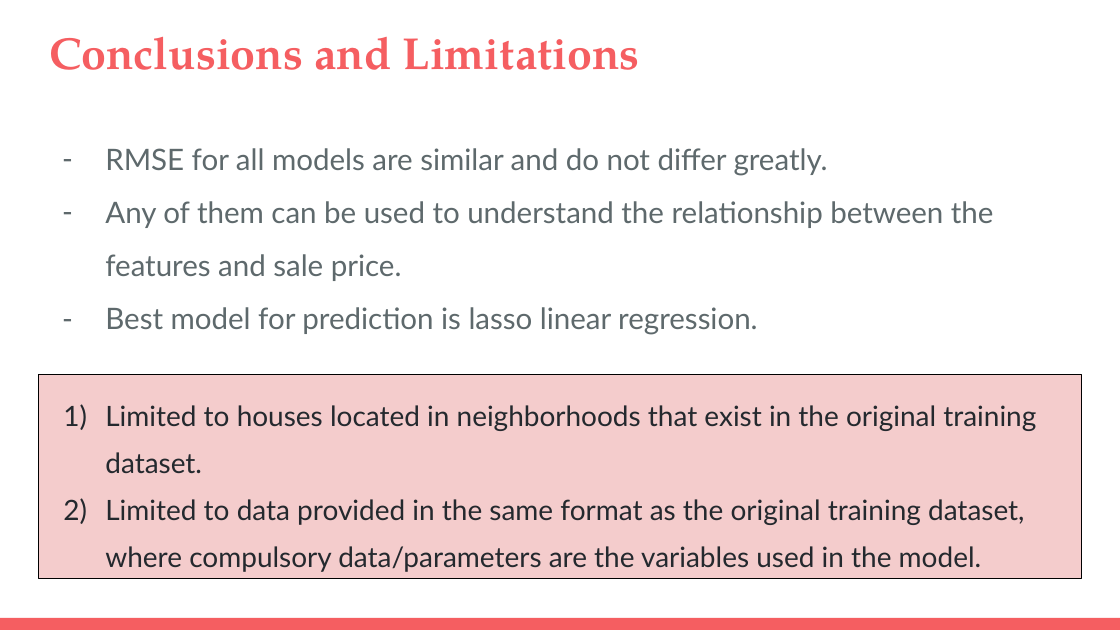
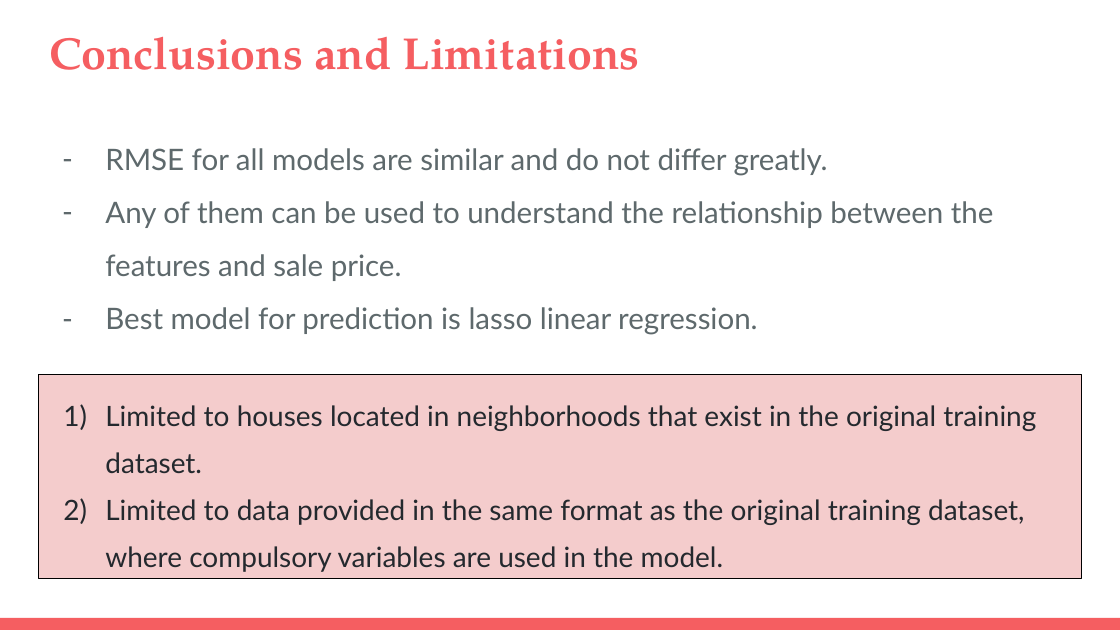
Before and after one commit to fellycia/Project-2, a slide deck: slide 12 of Project 2 slides.pptx (slide 9 before the commit). Drawn at 1120x630 pixels with LibreOffice and Linux fonts; fonts in the diff are those of the drawing. Boxes give left, top, right and bottom in pixels: in the first picture for what was removed or moved away, otherwise in the second. Text is boxed around its words. In the diff, an @@ line names an element or a change of style, - is before the commit and + after.

Commit message:
update slides

```diff
--- a/Project 2 slides.pptx
+++ b/Project 2 slides.pptx
@@ text at (105,499,1024,572): text changed @@
-2) Limited to data provided in the same format as the original training dataset, where compulsory data/parameters are the variables used in the model.
+2) Limited to data provided in the same format as the original training dataset, where compulsory variables are used in the model.
```
Also in this commit, not shown: 2 other slides changed, 3 slides added.
